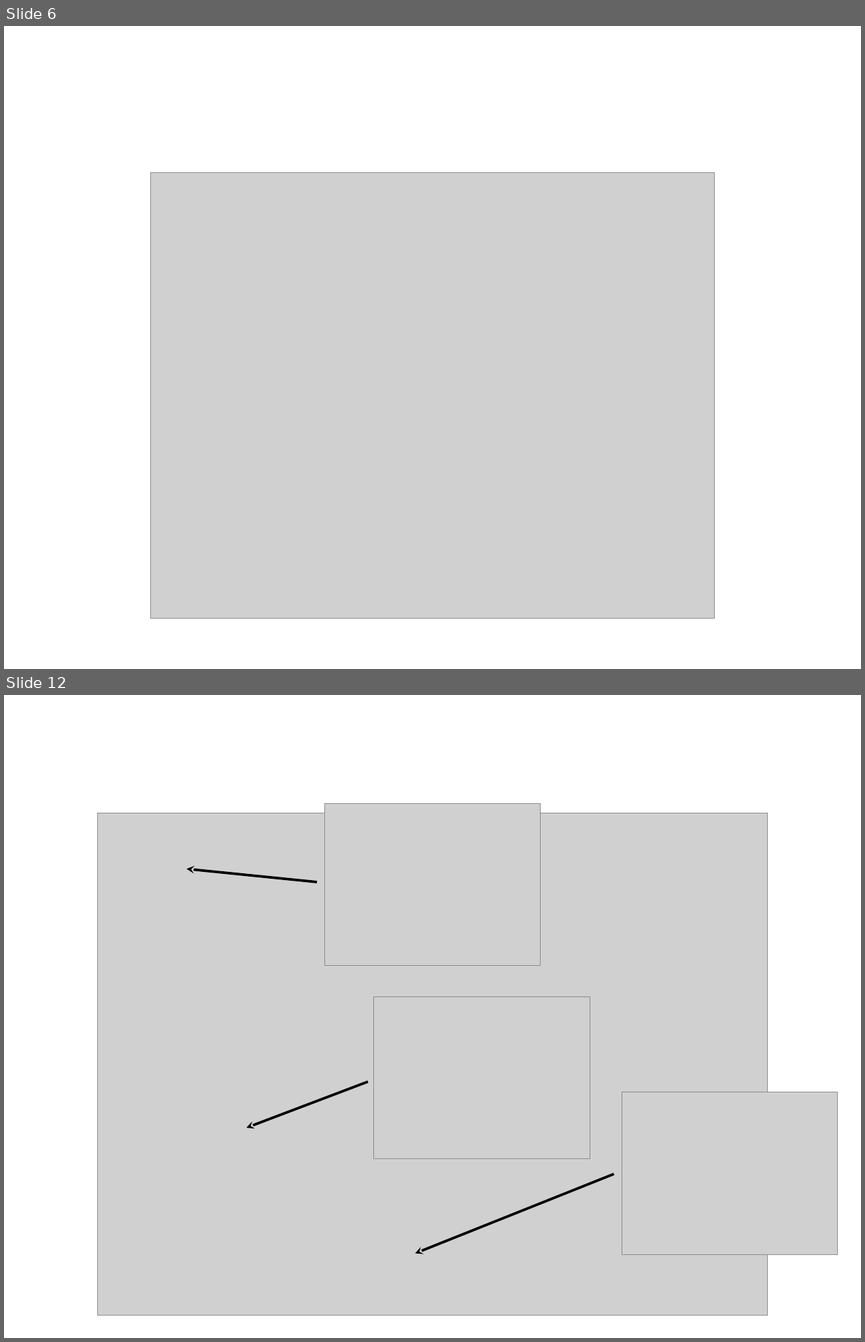
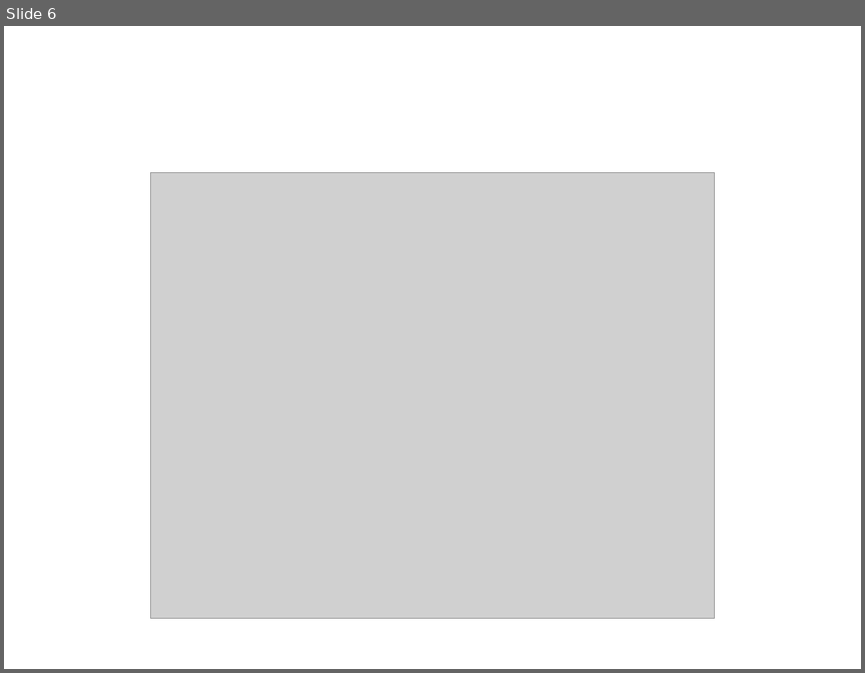
Before and after one commit to wronk/dbw, a slide deck: FinalPresentation/rich_slides.ppt. Shown one above the other, each under a label of ours: slides 6 and 12 before the commit, slide 6 after it; the slides between them are not shown. The pictures are 865x1342 and 865x673 pixels, drawn with LibreOffice and Linux fonts; fonts in the diff are those of the drawing; grey boxes stand for pictures. Boxes give left, top, right and bottom in pixels: in the first picture for what was removed or moved away, otherwise in the second. Text is boxed around its words. In the diff, an @@ line names an element or a change of style, - is before the commit and + after.

```diff
--- a/FinalPresentation/rich_slides.ppt
+++ b/FinalPresentation/rich_slides.ppt
@@ slide 12 removed at (4, 695, 861, 1338), background #FFFFFF @@
@@ picture removed at (98, 813, 768, 1315) @@
@@ picture removed at (324, 803, 541, 966) @@
@@ arrow removed from (317, 882) to (186, 868) @@
@@ picture removed at (374, 997, 589, 1159) @@
@@ arrow removed from (368, 1081) to (246, 1127) @@
@@ picture removed at (621, 1092, 837, 1254) @@
@@ arrow removed from (614, 1174) to (415, 1253) @@
```
Also in this commit, not shown: 8 slides added, 8 other slides removed, 13 other files.
